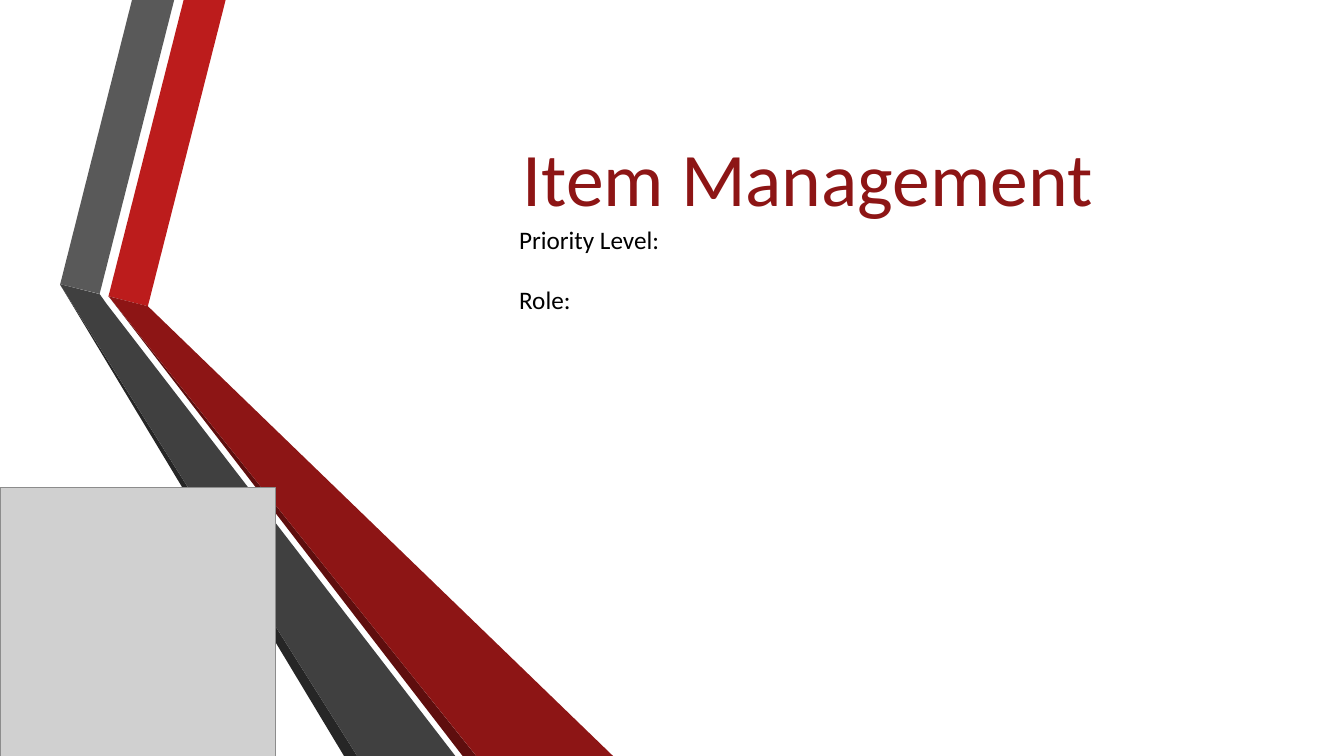
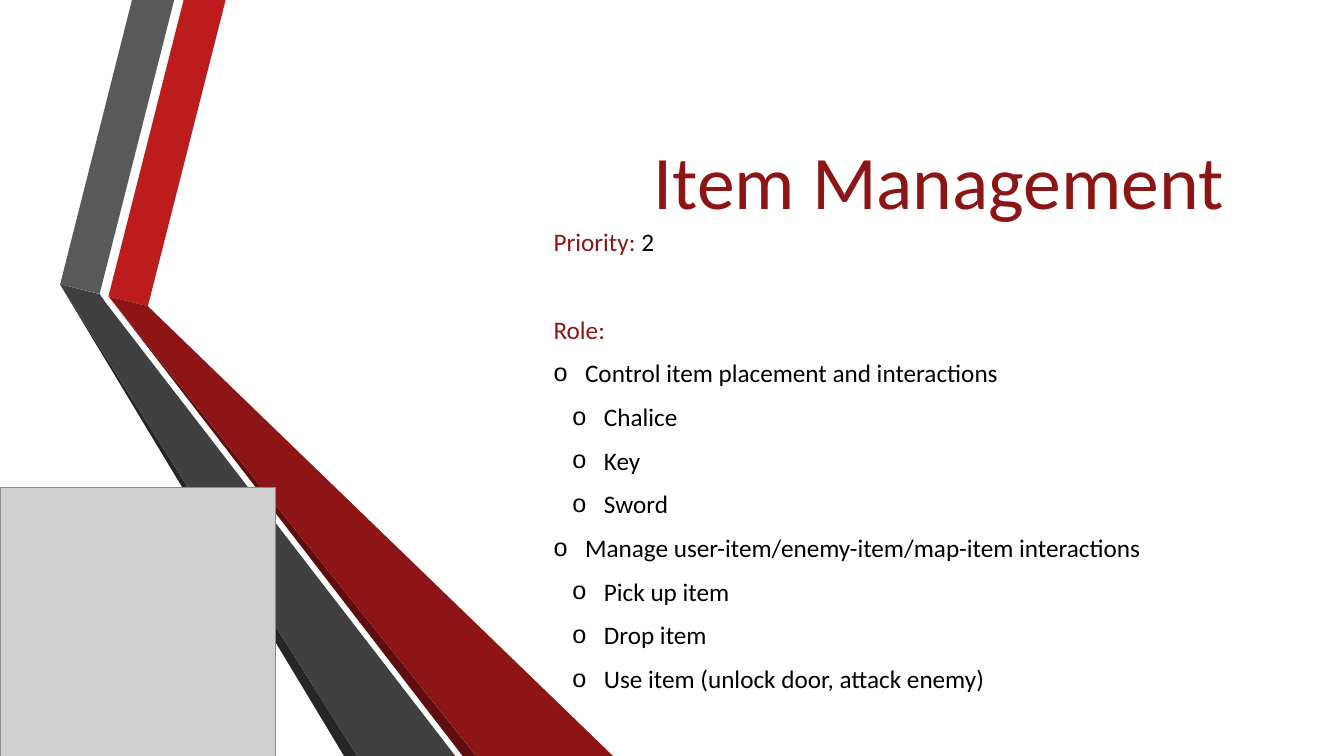
Before and after one commit to Jacob-Friedberg/Maze_Runner, a slide deck: slide 19 of Documents/SA Presentation.pptx (slide 20 before the commit). Drawn at 1344x756 pixels with LibreOffice and Linux fonts; fonts in the diff are those of the drawing; grey boxes stand for pictures; background and template pictures are left out. Boxes give left, top, right and bottom in pixels: in the first picture for what was removed or moved away, otherwise in the second. Text is boxed around its words. In the diff, an @@ line names an element or a change of style, - is before the commit and + after.

```diff
--- a/Documents/SA Presentation.pptx
+++ b/Documents/SA Presentation.pptx
@@ title "Item Management": place and size @@
-title "Item Management" at [523,157,1092,219]
+title "Item Management" at [654,160,1223,222]
@@ text "Priority: 2": place and size @@
-text "Priority: 2" at [519,231,659,309]
+text "Priority: 2" at [554,233,1140,692]
@@ text at [554,233,654,255]: text changed; text colour #000000 to #8D1515 @@
-Priority Level:
+Priority: 2
@@ text at [554,321,605,339]: text colour #000000 to #8D1515 in "Role:"; more space between paragraphs @@
@@ text at [585,364,1140,692]: paragraphs added @@
+o Control item placement and interactions
+  o Chalice
+  o Key
+  o Sword
+o Manage user-item/enemy-item/map-item interactions
+  o Pick up item
+  o Drop item
+  o Use item (unlock door, attack enemy)
```
Also in this commit, not shown: 13 other slides changed, 2 slides added, 1 slide removed, 2 other files.
